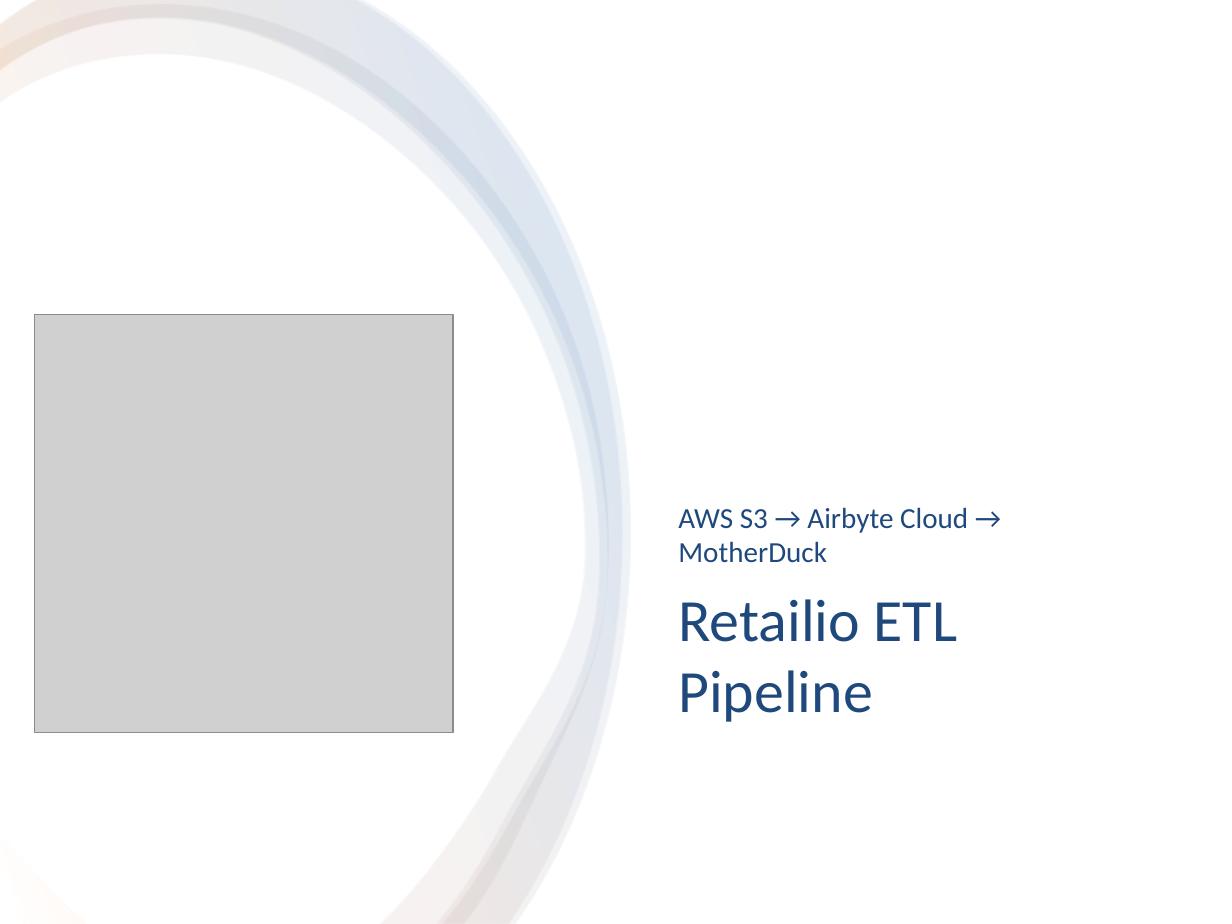
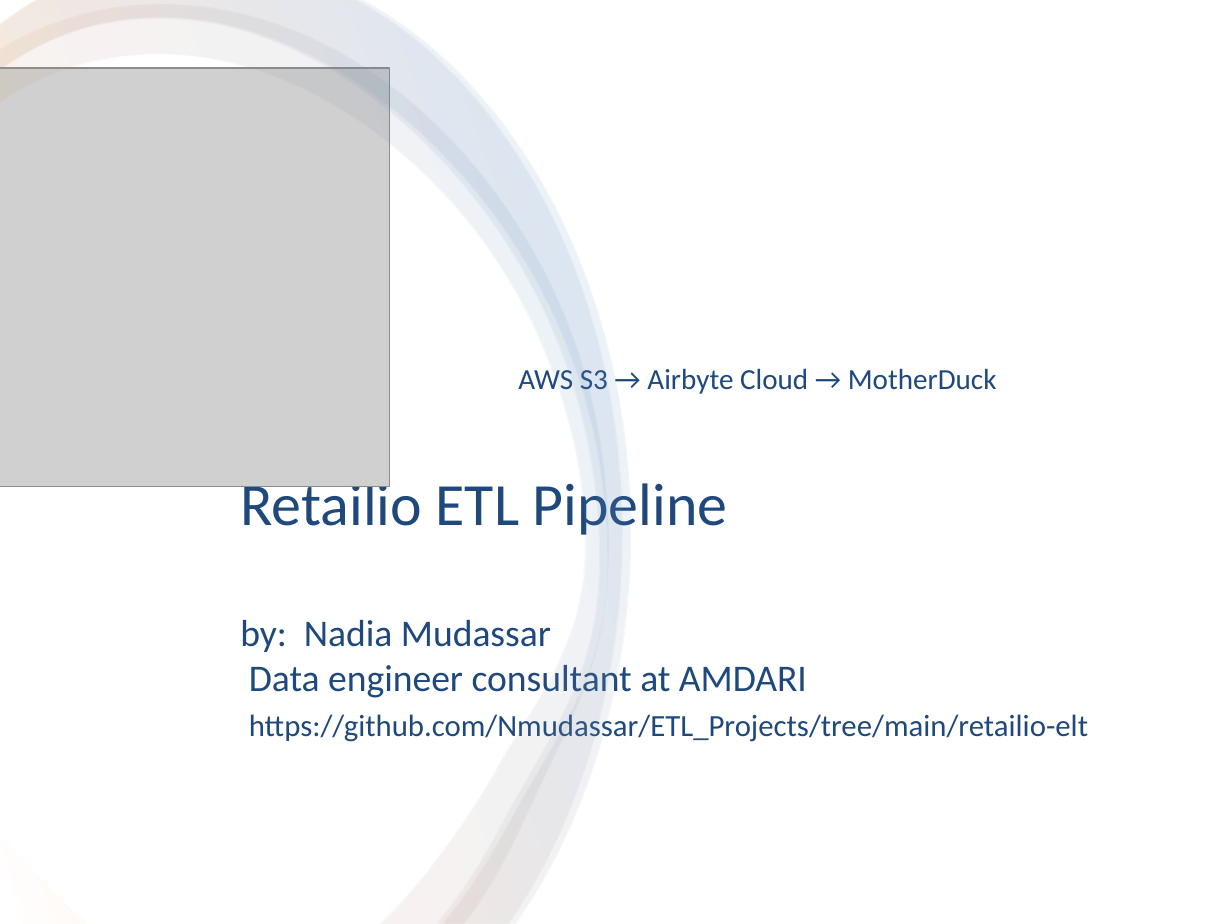
Before and after one commit to Nmudassar/-ETL_Projects, a slide deck: slide 1 of retailio-elt/Retailio_ETL_10_Slide_Deck.pptx. Drawn at 1232x924 pixels with LibreOffice and Linux fonts; fonts in the diff are those of the drawing; grey boxes stand for pictures. Boxes give left, top, right and bottom in pixels: in the first picture for what was removed or moved away, otherwise in the second. Text is boxed around its words. In the diff, an @@ line names an element or a change of style, - is before the commit and + after.

Commit message:
add name

```diff
--- a/retailio-elt/Retailio_ETL_10_Slide_Deck.pptx
+++ b/retailio-elt/Retailio_ETL_10_Slide_Deck.pptx
@@ picture: place and size @@
-picture at box(34, 314, 453, 733)
+picture at box(0, 68, 389, 487)
@@ subtitle "AWS S3 → Airbyte Cloud ..." rewrapped from box(678, 507, 968, 563) to box(518, 368, 997, 394) @@
@@ title at box(240, 475, 1088, 742): text changed; size 35 to 18 pt @@
-Retailio ETL Pipeline
+Retailio ETL Pipeline
+by: Nadia Mudassar
+Data engineer consultant at AMDARI
+https://github.com/Nmudassar/ETL_Projects/tree/main/retailio-elt
```
